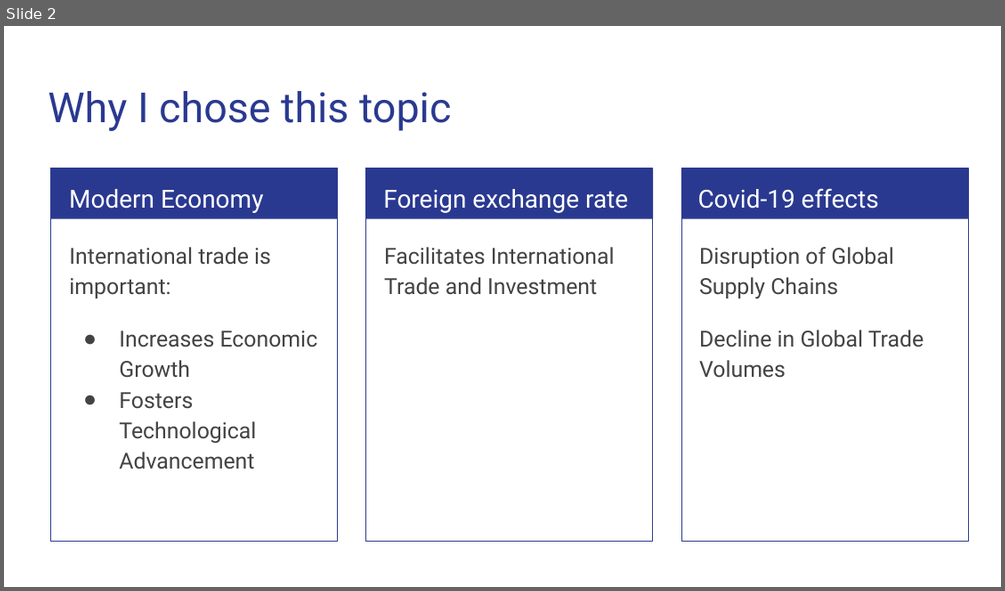
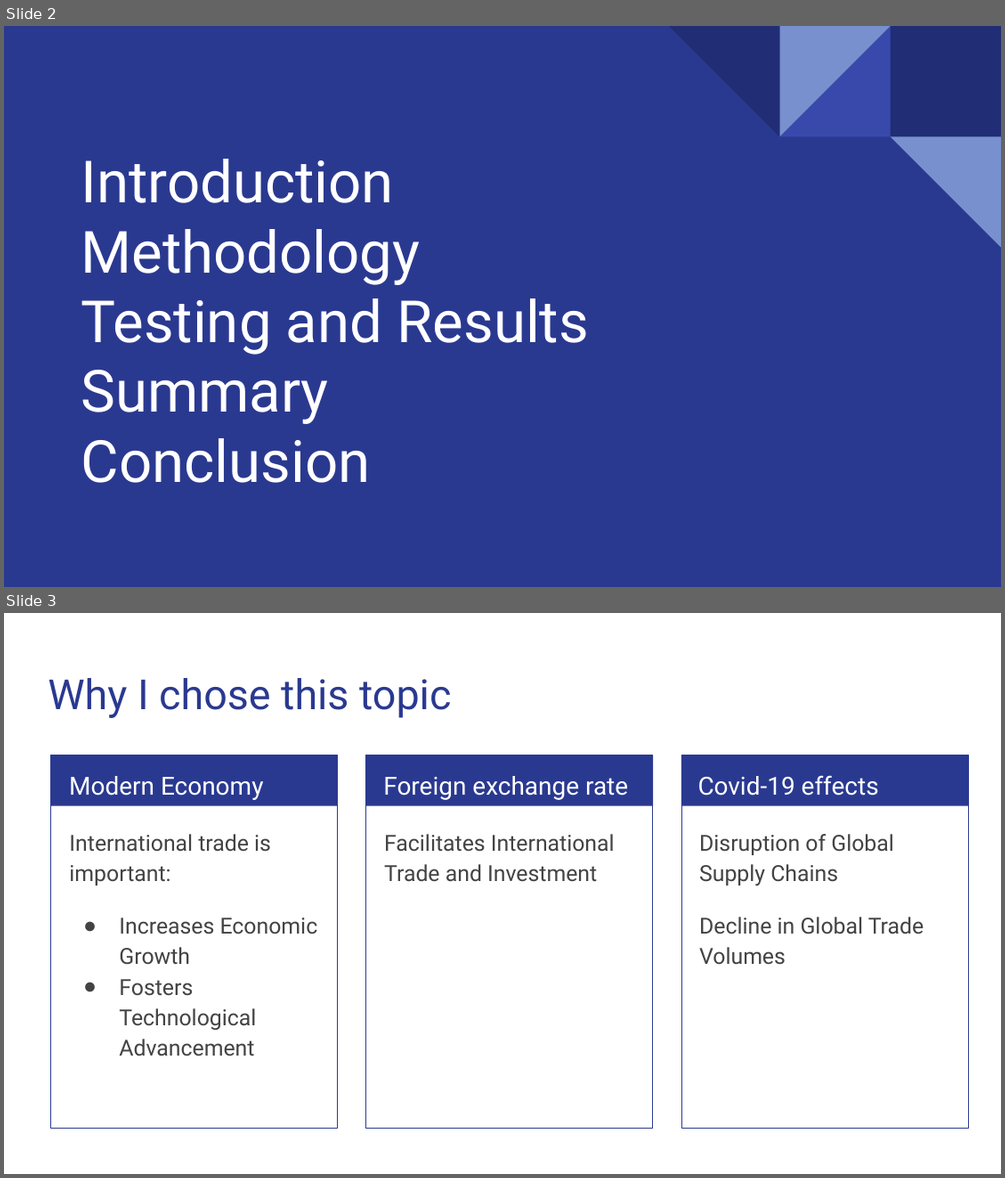
Before and after one commit to Thang20229549/data-science-mid-term, a slide deck: data science mid term project.pptx. Shown one above the other, each under a label of ours: slide 2 before the commit, slides 2 and 3 after it. The pictures are 1005x591 and 1005x1178 pixels, drawn with LibreOffice and Linux fonts; fonts in the diff are those of the drawing. Boxes give left, top, right and bottom in pixels: in the first picture for what was removed or moved away, otherwise in the second. Text is boxed around its words. In the diff, an @@ line names an element or a change of style, - is before the commit and + after.

```diff
--- a/data science mid term project.pptx
+++ b/data science mid term project.pptx
@@ slide 2 added at (x1=4, y1=26, x2=1001, y2=587), background #2A3990 @@
@@ title added at (x1=81, y1=159, x2=589, y2=483), 42 pt, text #FFFFFF @@
+Introduction
+Methodology
+Testing and Results
+Summary
+Conclusion
@@ group added at (x1=669, y1=26, x2=1001, y2=248): 4 right triangles, 1 rectangle @@
@@ what was slide 2 is now slide 3 @@
```
Also in this commit, not shown: 6 slides changed, 3 other slides added.
